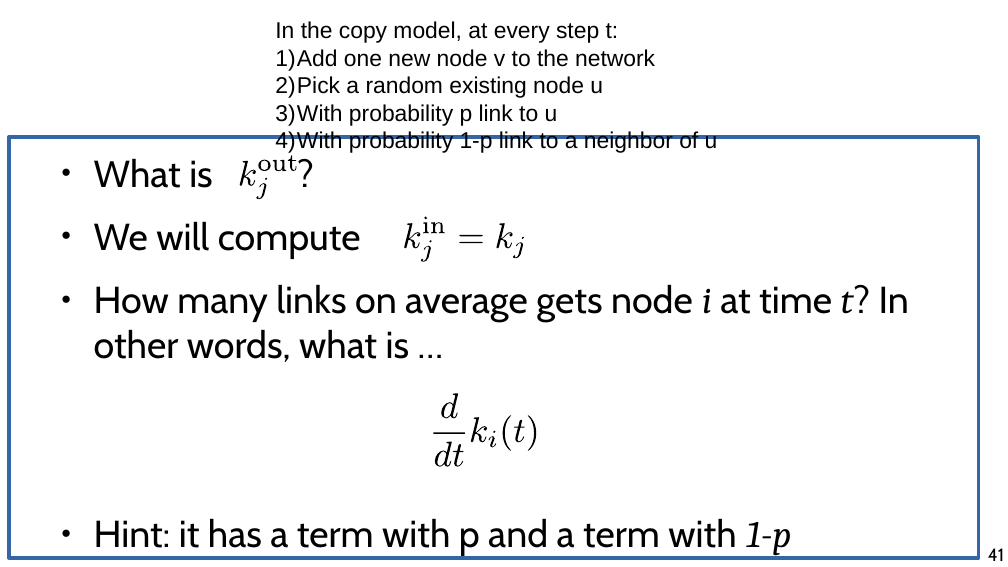
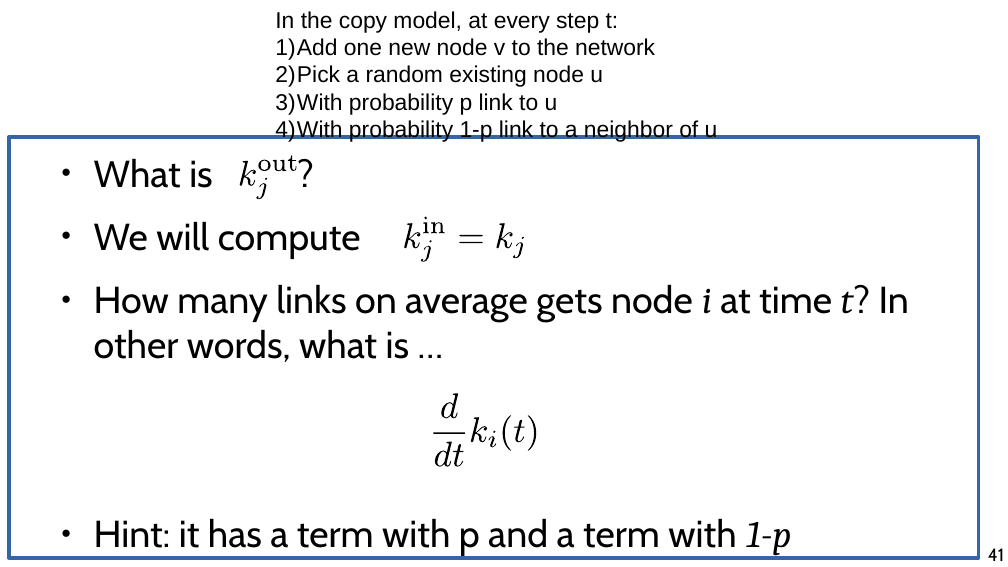
Before and after one commit to chatox/networks-science-course, a slide deck: slide 41 of theory/tt05_preferential_attachment.odp. Drawn at 1008x567 pixels with LibreOffice and Linux fonts; fonts in the diff are those of the drawing. Boxes give left, top, right and bottom in pixels: in the first picture for what was removed or moved away, otherwise in the second. Text is boxed around its words. In the diff, an @@ line names an element or a change of style, - is before the commit and + after.

```diff
--- a/theory/tt05_preferential_attachment.odp
+++ b/theory/tt05_preferential_attachment.odp
@@ text "In the copy model, at ...": place and size @@
-text "In the copy model, at ..." at [275,21,718,153]
+text "In the copy model, at ..." at [275,11,718,142]
```
Also in this commit, not shown: 19 other slides changed, 1 slide added, 1 slide removed, 1 other file.
